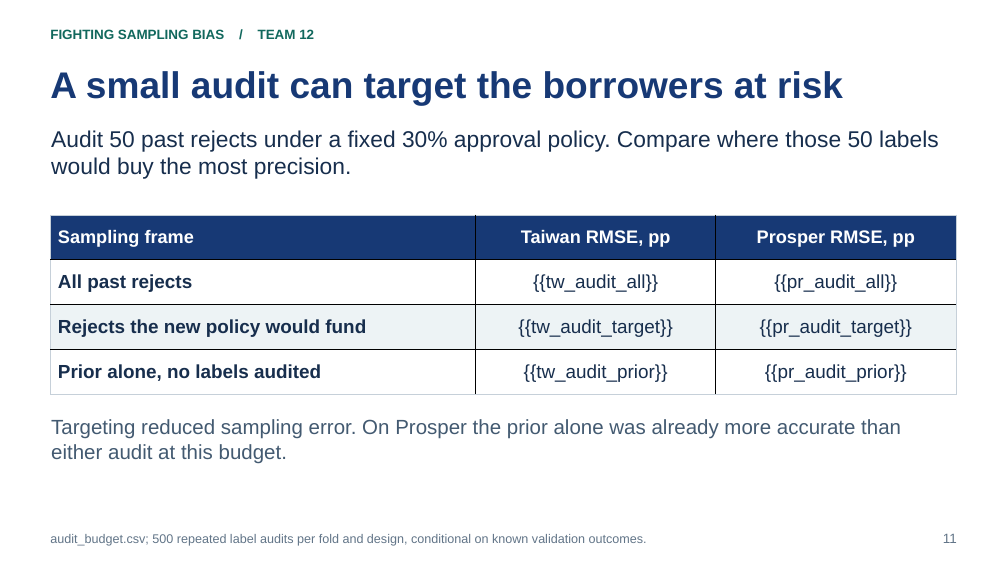
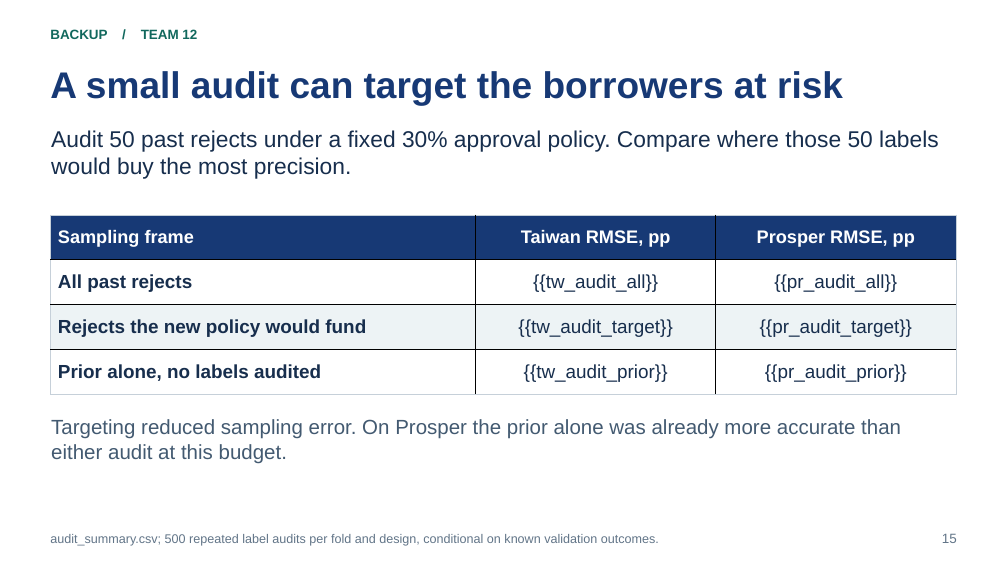
Before and after one commit to bigpurota/paper11, a slide deck: slide 15 of slides/template.pptx (slide 11 before the commit). Drawn at 1008x567 pixels with LibreOffice and Linux fonts; fonts in the diff are those of the drawing. Boxes give left, top, right and bottom in pixels: in the first picture for what was removed or moved away, otherwise in the second. Text is boxed around its words. In the diff, an @@ line names an element or a change of style, - is before the commit and + after.

Commit message:
Test credit decisions against time, missing outcomes and randomized offers

```diff
--- a/slides/template.pptx
+++ b/slides/template.pptx
@@ text at (50,29,197,39): text changed @@
-FIGHTING SAMPLING BIAS / TEAM 12
+BACKUP / TEAM 12
@@ text at (50,534,659,546): text changed @@
-audit_budget.csv; 500 repeated label audits per fold and design, conditional on known validation outcomes.
+audit_summary.csv; 500 repeated label audits per fold and design, conditional on known validation outcomes.
@@ text at (942,534,957,543): text changed @@
-11
+15
```
Also in this commit, not shown: 8 other slides changed, 7 slides added, 1 slide removed, 39 other files.
